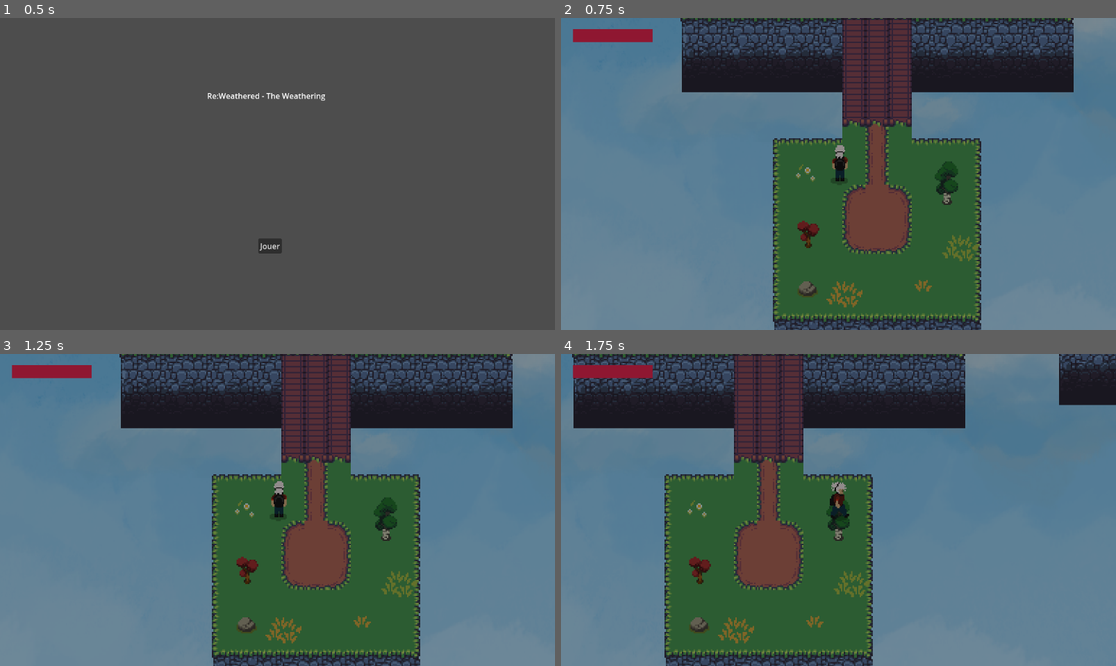
Above: before the commit, frames 1-4 (two rows, left to right).
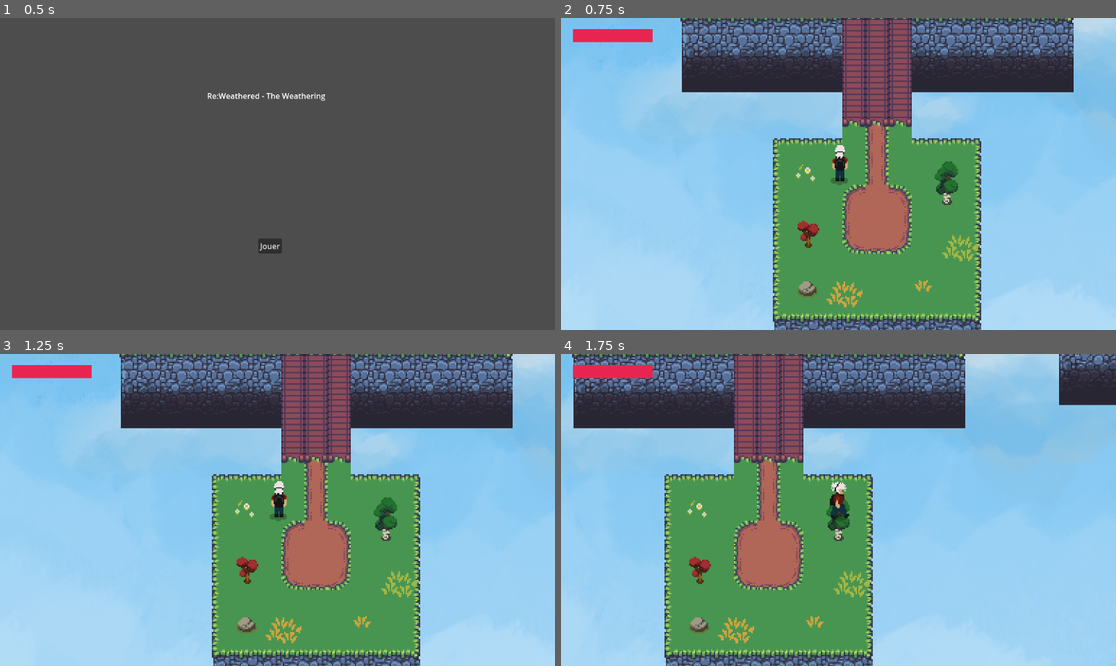
Above: after the commit, the same moments.

Repository: ivelter/cgj2024
Game: Godot game, scene res://scenes/menu/mainmenu.tscn
Same seed, same stepped clock (60 frames per second), same inputs: the game is played once before the commit and once after it.
Inputs:
- Up to frame 1 (0.5 s): no input
- Up to frame 2 (0.75 s): click "Jouer" at 0.5 s
- Up to frame 3 (1.25 s): no input
- Up to frame 4 (1.75 s): tap Enter at 1.25 s; hold D (move_right) from 1.28 s (still down); hold Shift (dash) from 1.28 s (still down)

Frame 1 is identical in both runs. In frame 2, 92% of the frame differs, in the area x 0-100%, y 0-100%; in frame 3, 92%; in frame 4, 91%.

Commit message:
ajout code boite de dialogue

Diff:
--- a/entities/player/player.tscn
+++ b/entities/player/player.tscn
@@ -11,6 +11,7 @@
 [ext_resource type="Texture2D" uid="uid://66gfk6e452xn" path="res://assets/sprites/player/szadiart-RPGMainCharacter/_up attack.png" id="9_5e32d"]
 [ext_resource type="Texture2D" uid="uid://cr7lawtxchj66" path="res://assets/sprites/player/szadiart-RPGMainCharacter/_up idle.png" id="10_gbdaa"]
 [ext_resource type="Texture2D" uid="uid://de243skauae18" path="res://assets/sprites/player/szadiart-RPGMainCharacter/_up walk.png" id="11_6jd6t"]
+[ext_resource type="Script" path="res://scripts/player/DialogueBox.gd" id="12_2iyof"]
 
 [sub_resource type="AtlasTexture" id="AtlasTexture_kc4r2"]
 atlas = ExtResource("2_wdehm")
@@ -470,10 +471,27 @@
 show_percentage = false
 metadata/_edit_use_anchors_ = true
 
-[node name="Dialogue_DarkBG" type="ColorRect" parent="."]
+[node name="DialogueBox" type="ColorRect" parent="."]
 offset_left = -589.0
 offset_top = -338.0
 offset_right = 593.0
 offset_bottom = 339.0
 color = Color(0, 0, 0, 0.384314)
+script = ExtResource("12_2iyof")
 metadata/_edit_use_anchors_ = true
+
+[node name="RichTextLabel" type="RichTextLabel" parent="DialogueBox"]
+layout_mode = 0
+offset_left = 12.0
+offset_top = 596.0
+offset_right = 1162.0
+offset_bottom = 636.0
+bbcode_enabled = true
+text = "[center]Cliquer pour continuer.[/center]"
+
+[node name="TextContent" type="RichTextLabel" parent="DialogueBox"]
+layout_mode = 0
+offset_left = 24.0
+offset_top = 83.0
+offset_right = 1143.0
+offset_bottom = 574.0
--- /dev/null
+++ b/scripts/player/DialogueBox.gd
@@ -0,0 +1,49 @@
+extends ColorRect
+
+@onready var text = $TextContent
+
+const stoneTablet1_content = """
+
+"""
+
+const stoneTablet2_content = """
+
+"""
+
+const stoneTablet3_content = """
+
+"""
+
+const diary_content = """
+
+"""
+
+# Called when the node enters the scene tree for the first time.
+func _ready():
+	closeBox()
+
+func displayBox():
+	show()
+
+func closeBox():
+	hide()
+
+func display_stone1():
+	text.text = stoneTablet1_content
+	displayBox()
+
+func display_stone2():
+	text.text = stoneTablet2_content
+	displayBox()
+
+func display_stone3():
+	text.text = stoneTablet3_content
+	displayBox()
+
+func display_diary():
+	text.text = diary_content
+	displayBox()
+
+# Called every frame. 'delta' is the elapsed time since the previous frame.
+func _process(delta):
+	pass
Not shown: 1 places in entities/player/player.tscn that only renumber resources
